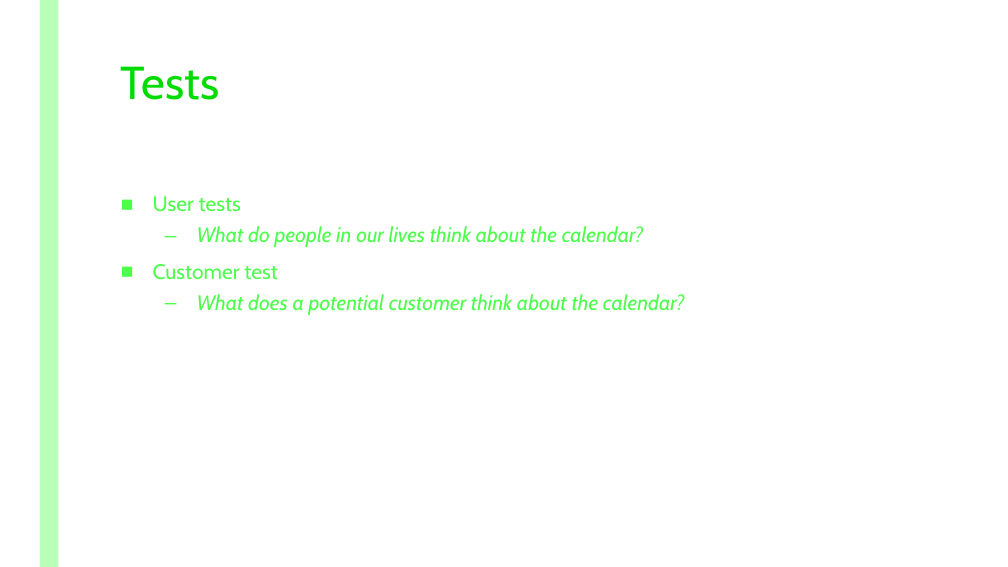
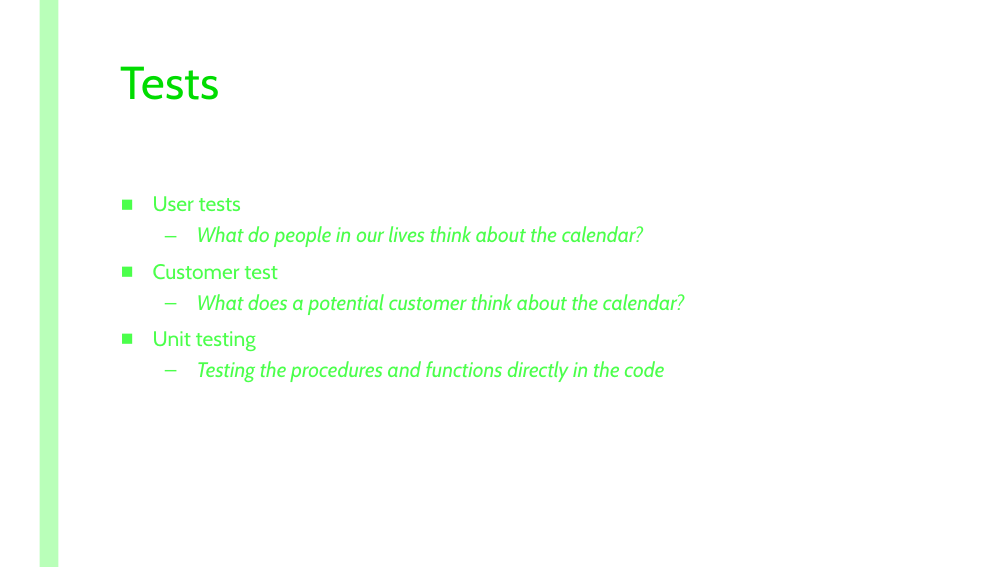
Before and after one commit to KatarinaHF/ProjektApp, a slide deck: slide 5 of CalendarApp_Powerpoint.pptx. Drawn at 1008x567 pixels with LibreOffice and Linux fonts; fonts in the diff are those of the drawing. Boxes give left, top, right and bottom in pixels: in the first picture for what was removed or moved away, otherwise in the second. Text is boxed around its words. In the diff, an @@ line names an element or a change of style, - is before the commit and + after.

Commit message:
Powerpoint

```diff
--- a/CalendarApp_Powerpoint.pptx
+++ b/CalendarApp_Powerpoint.pptx
@@ text at bbox=[153, 331, 664, 382]: paragraphs added @@
+■ Unit testing
+  – Testing the procedures and functions directly in the code
```
Also in this commit, not shown: 1 other slide changed, 1 slide removed.
